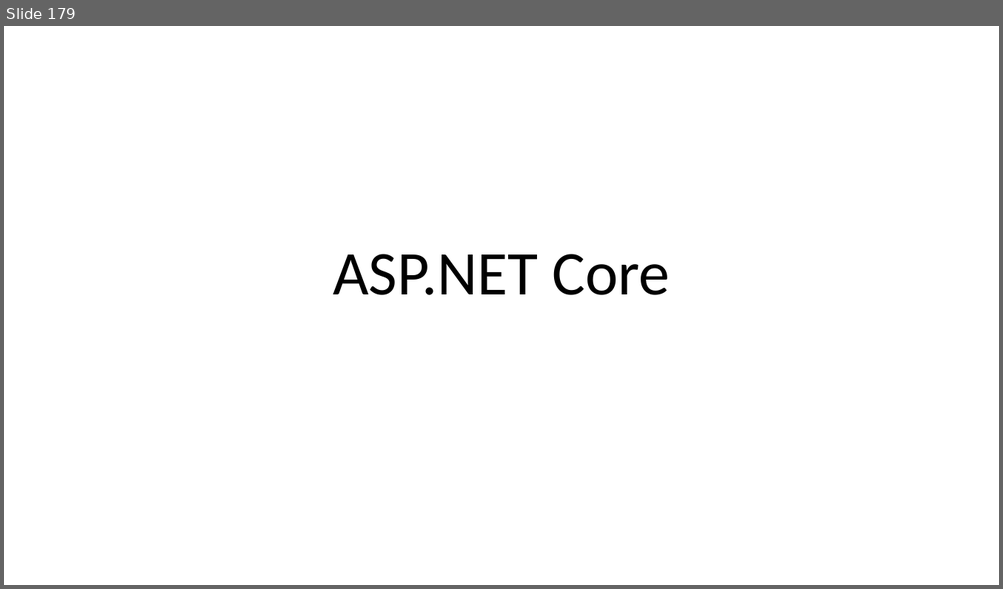
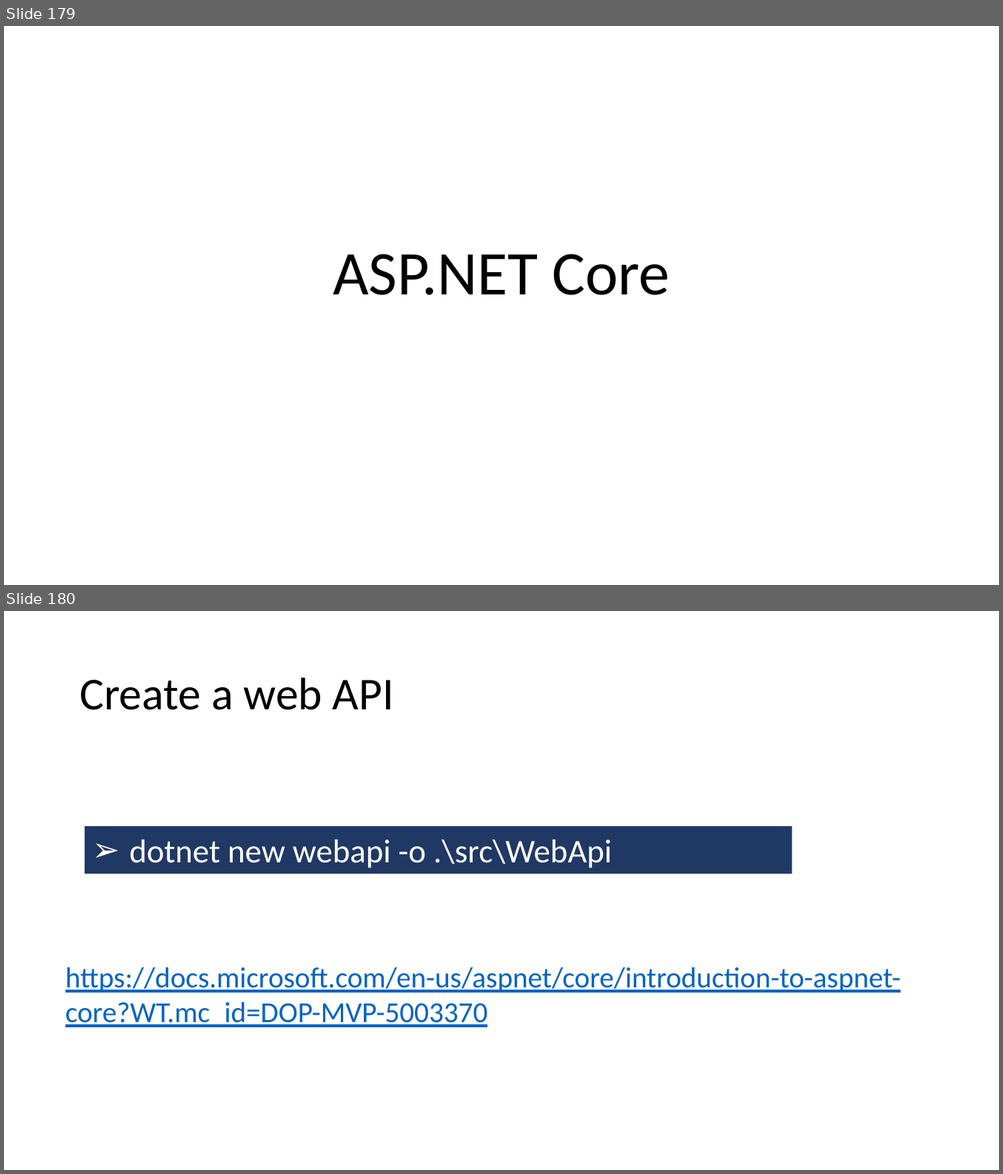
Before and after one commit to guillaume-chervet/course.dotnet, a slide deck: documentations/dotnet.pptx. Shown one above the other, each under a label of ours: slide 179 before the commit, slides 179 and 180 after it. The pictures are 1003x589 and 1003x1174 pixels, drawn with LibreOffice and Linux fonts; fonts in the diff are those of the drawing. Boxes give left, top, right and bottom in pixels: in the first picture for what was removed or moved away, otherwise in the second. Text is boxed around its words. In the diff, an @@ line names an element or a change of style, - is before the commit and + after.

```diff
--- a/documentations/dotnet.pptx
+++ b/documentations/dotnet.pptx
@@ slide 180 added at (4,611,999,1170), background #FFFFFF @@
@@ title added at (79,678,394,710), 44 pt, text #000000 @@
+Create a web API
@@ rectangle added at (85,826,792,874), fill #203864, 32 pt, text #FFFFFF @@
+➢ dotnet new webapi -o .\src\WebApi
@@ text added at (65,967,901,1028), 28 pt, text #0563C1, underline @@
+https://docs.microsoft.com/en-us/aspnet/core/introduction-to-aspnet-core?WT.mc_id=DOP-MVP-5003370
```
Also in this commit, not shown: 2 other slides added, 1 slide removed.
